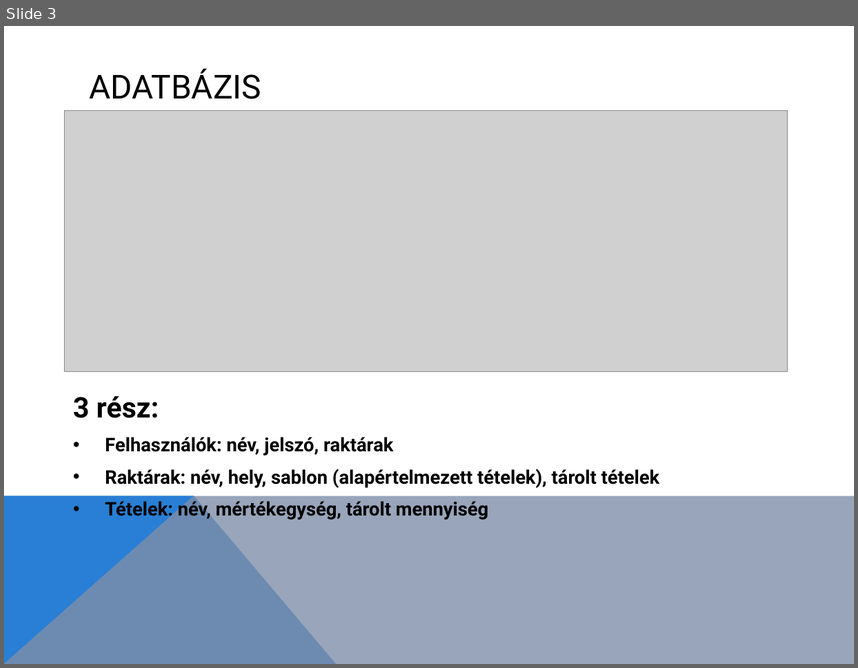
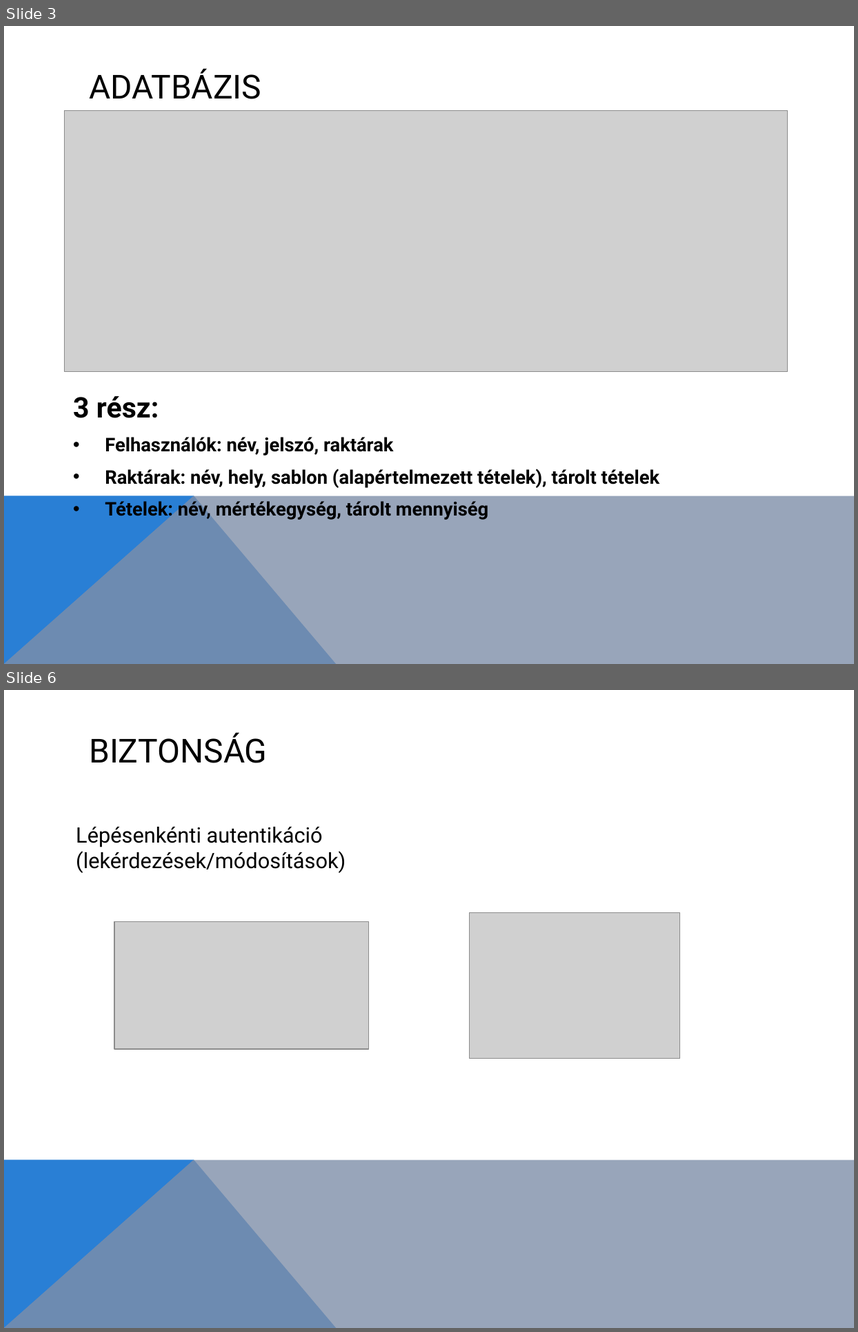
Before and after one commit to 1forintos/storage-manager, a slide deck: doc/prezi.pptx. Shown one above the other, each under a label of ours: slide 3 before the commit, slides 3 and 6 after it; the slides between them are not shown. The pictures are 858x668 and 858x1332 pixels, drawn with LibreOffice and Linux fonts; fonts in the diff are those of the drawing; grey boxes stand for pictures. Boxes give left, top, right and bottom in pixels: in the first picture for what was removed or moved away, otherwise in the second. Text is boxed around its words. In the diff, an @@ line names an element or a change of style, - is before the commit and + after.

```diff
--- a/doc/prezi.pptx
+++ b/doc/prezi.pptx
@@ slide 6 added at [4,690,854,1328], background #FFFFFF; not listed: 2 template elements that a slide beside it also shows @@
@@ title added at [89,732,267,763], 28 pt, text #000000 @@
+BIZTONSÁG
@@ text added at [76,827,346,873], 18 pt, text #000000 @@
+Lépésenkénti autentikáció (lekérdezések/módosítások)
@@ picture added at [469,913,680,1059] @@
@@ picture added at [114,922,369,1049] @@
```
Also in this commit, not shown: 1 slide changed, 3 other slides added, 1 slide removed.
